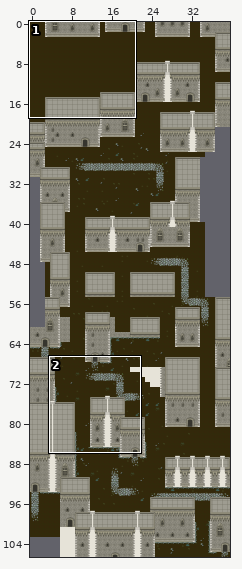
Tiled map: resources/maps/level2.tmx. Above: a wide view before the commit, with the close-up outlined.
Close-up. As it was:
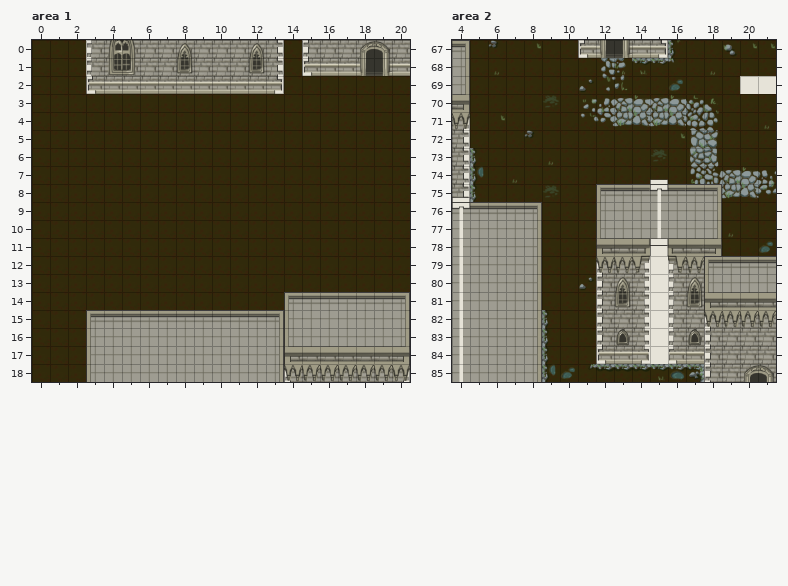
Cells are 32x32 px. Shown: area 1 x 0..20, y 0..18; area 2 x 4..21, y 67..85. The commit also changed other parts of the map, which this record leaves out.
The result:
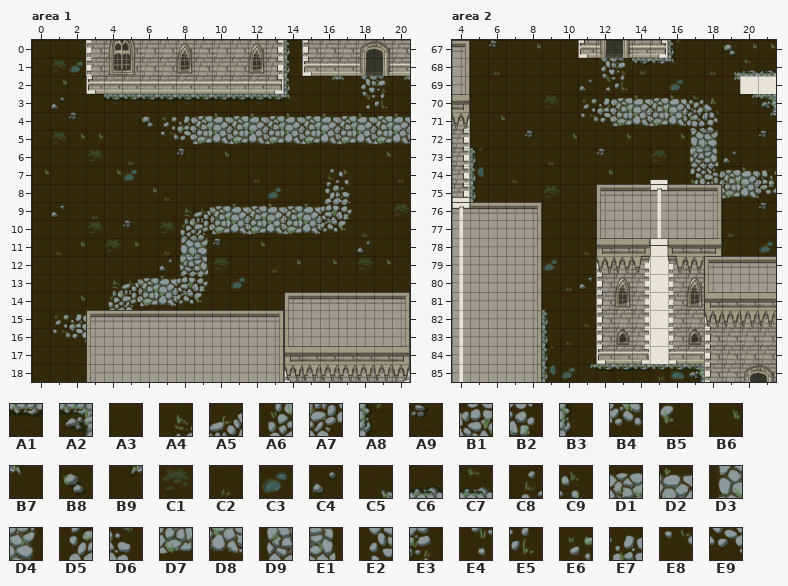
Key: from "Environment": A1 6, A2 7, A3 8, A4 20, A5 21, A6 40, A7 41, A8 45, A9 46, B1 62, B2 63, B3 65, B4 82, B5 83, B6 86, B7 105, B8 106, B9 107, C1 126, C2 127, C3 144, C4 145, C5 147, C6 163, C7 164, C8 200, C9 201, D1 203, D2 204, D3 206, D4 207, D5 220, D6 221, D7 223, D8 224, D9 226, E1 227, E2 240, E3 241, E4 260, E5 261, E6 263, E7 264, E8 283, E9 284.
__ is an empty cell.
Changes in this commit:
Layer "Tile Layer 2", area 1:
y 0..1: x 14 A3 -> __
y 2: x 14 A3 -> __; x 16..20 A3 A3 A3 A3 A3 -> __ __ __ __ __
Layer "Tile Layer 1", area 1:
y 0: x 14 __ -> B3
y 1: x 1..2 A3 A3 -> C1 C3; x 14 __ -> B3
y 2: x 1 A3 -> B6; x 14 __ -> B3; x 16..20 __ __ __ __ __ -> B9 B7 E2 E3 B9
y 3: x 1 A3 -> C4; x 4..14 A3 A3 A3 A3 A3 A3 A3 A3 A3 A3 A3 -> A1 A1 A1 A1 A1 A1 A1 A1 A1 A1 B7; x 18..19 A3 A3 -> E4 E5
y 4: x 2 A3 -> A9; x 6..20 A3 A3 A3 A3 A3 A3 A3 A3 A3 A3 A3 A3 A3 A3 A3 -> B8 E6 E7 D1 D2 D1 D2 D1 D2 D1 D2 D1 D2 D1 D2
y 5: x 1..3 A3 A3 A3 -> C1 B6 B6; x 7..20 A3 A3 A3 A3 A3 A3 A3 A3 A3 A3 A3 A3 A3 A3 -> E8 E9 D7 D8 D7 D8 D7 D8 D7 D8 D7 D8 D7 D8
y 6: x 3 A3 -> C1; x 5 A3 -> C2; x 8 A3 -> A9; x 10 A3 -> B6; x 19 A3 -> B6
y 7: x 0 A3 -> B6; x 4..5 A3 A3 -> B6 C3; x 12 A3 -> C2; x 16..17 A3 A3 -> C8 C9; x 20 A3 -> C2
y 8: x 6..7 A3 A3 -> B6 C2; x 13 A3 -> C3; x 16..17 A3 A3 -> D5 D6
y 9: x 1 A3 -> C4; x 3 A3 -> C2; x 8..17 A3 A3 A3 A3 A3 A3 A3 A3 A3 A3 -> A4 A5 D1 D2 D1 D2 D1 D2 B1 B2; x 20 A3 -> C1
y 10: x 3 A3 -> C1; x 5 A3 -> A9; x 7..18 A3 A3 A3 A3 A3 A3 A3 A3 A3 A3 A3 A3 -> C1 A6 A7 D7 D8 D7 D8 D7 D8 B4 B5 C2
y 11: x 1..2 A3 A3 -> C2 B6; x 4..5 A3 A3 -> C1 B6; x 7..10 A3 A3 A3 A3 -> C2 D3 D4 A9; x 12 A3 -> B6; x 18 A3 -> C4
y 12: x 7..10 A3 A3 A3 A3 -> C4 D9 E1 C1; x 13..14 A3 A3 -> C2 B6; x 16 A3 -> B6; x 18..19 A3 A3 -> C1 B6
y 13: x 4..9 A3 A3 A3 A3 A3 A3 -> A4 A5 D1 D2 B1 B2; x 11 A3 -> C3
y 14: x 2 A3 -> B6; x 4..9 A3 A3 A3 A3 A3 A3 -> A6 A7 D7 D8 B4 B5
y 15: x 1..2 A3 A3 -> E6 E7
y 16: x 1..2 A3 A3 -> E8 E9
Layer "Tile Layer 1", area 2:
y 68: x 19..21 A3 A3 A3 -> C5 C7 C6
y 69: x 19 A3 -> B9
y 70: x 20..21 A3 A3 -> B9 A2
y 71: x 21 C2 -> B9
y 72: x 10 A3 -> B6; x 13 A3 -> B6; x 21 A3 -> A9
y 73: x 5 B3 -> A8; x 12 A3 -> A9; x 19 A3 -> C4
y 74: x 12 A3 -> B6
y 76: x 21 A3 -> A9
y 78: x 11 A3 -> C2
y 79: x 9 A3 -> C3
y 80: x 10 A3 -> C2
y 82: x 11 A3 -> C2
y 83: x 10 A3 -> C2
y 84: x 9 B3 -> A8
